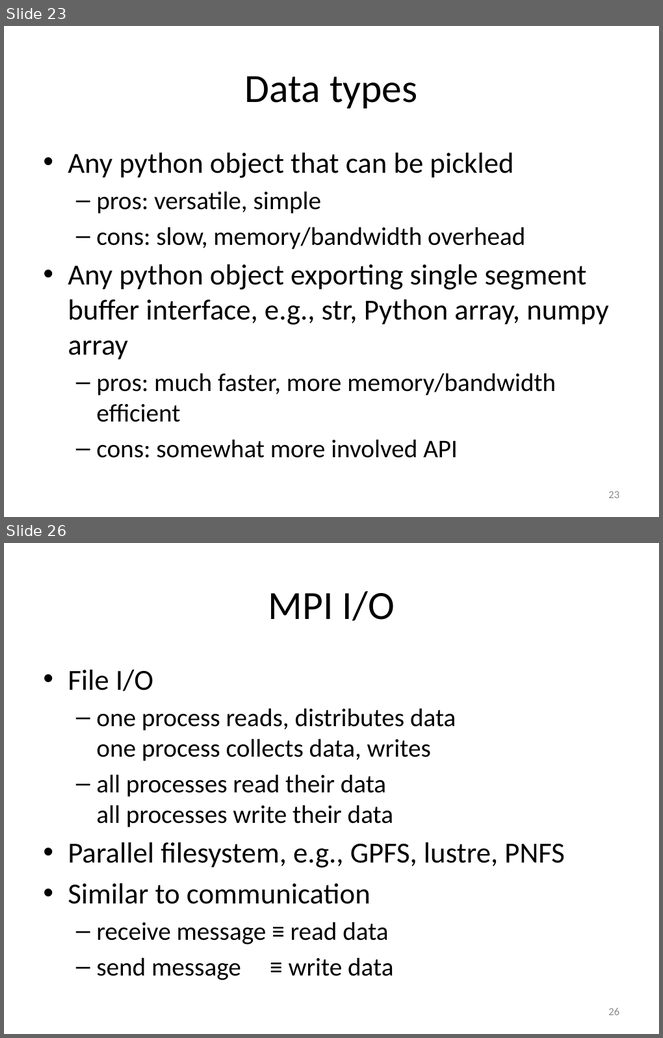
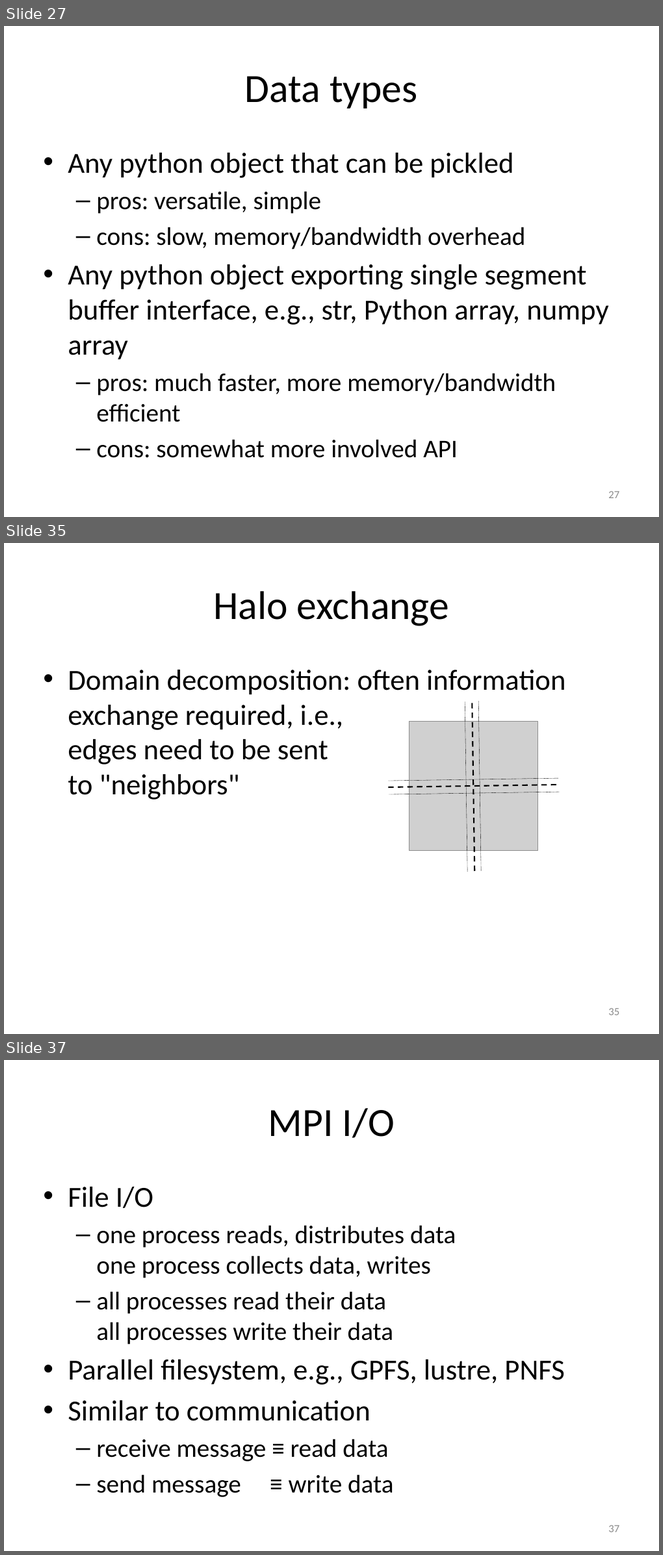
Before and after one commit to gjbex/training-material, a slide deck: Python/Mpi4py/mpi4py.pptx. Shown one above the other, each under a label of ours: slides 23 and 26 before the commit, slides 27, 35 and 37 after it; the slides between them are not shown. The pictures are 663x1038 and 663x1555 pixels, drawn with LibreOffice and Linux fonts; fonts in the diff are those of the drawing; grey boxes stand for pictures. Boxes give left, top, right and bottom in pixels: in the first picture for what was removed or moved away, otherwise in the second. Text is boxed around its words. In the diff, an @@ line names an element or a change of style, - is before the commit and + after.

```diff
--- a/Python/Mpi4py/mpi4py.pptx
+++ b/Python/Mpi4py/mpi4py.pptx
@@ slide 35 added at (4, 543, 659, 1034), background #FFFFFF @@
@@ title added at (213, 591, 449, 626), 44 pt, text #000000 @@
+Halo exchange
@@ text added at (68, 670, 566, 800), 32 pt, text #000000 @@
+• Domain decomposition: often information exchange required, i.e.,
+  edges need to be sent
+  to "neighbors"
@@ line added from (475, 871) to (473, 701), #000000 1.5 pt dashed @@
@@ picture added at (409, 722, 538, 851) @@
@@ line added from (389, 787) to (558, 785), #000000 1.5 pt dashed @@
@@ group added at (389, 701, 560, 872): 4 lines @@
@@ page number added at (608, 1008, 620, 1016), 12 pt, text #8C8C8C @@
+35
@@ what was slide 23 is now slide 27 @@
@@ page number at (608, 491, 620, 499): text changed @@
-23
+27
@@ what was slide 26 is now slide 37 @@
@@ page number at (608, 1525, 620, 1533): text changed @@
-26
+37
```
Also in this commit, not shown: 2 slides changed, 11 other slides added.
